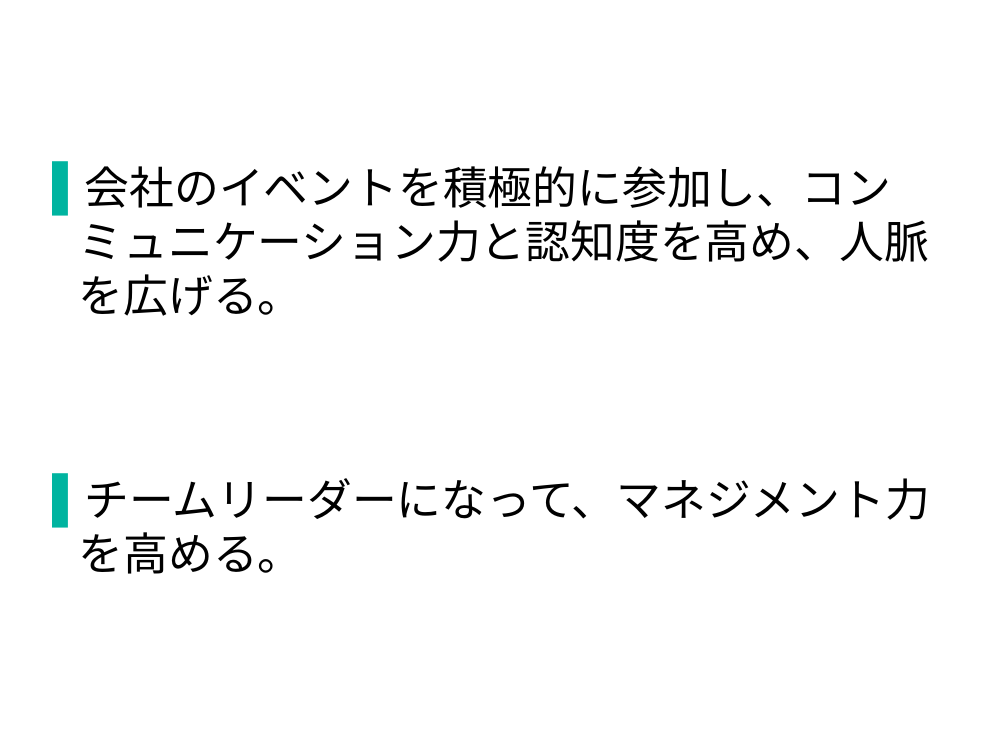
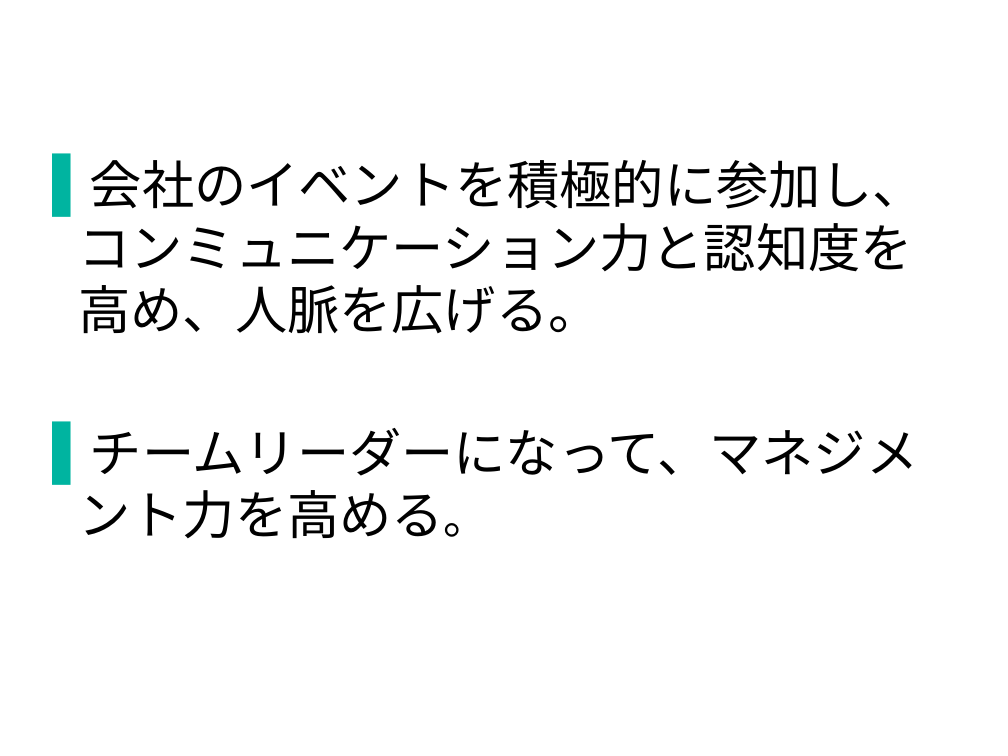
Before and after one commit to milo-bb/test, a slide deck: slide 3 of 昇格プレゼン(徐洋)_new.pptx. Drawn at 1008x756 pixels with LibreOffice and Linux fonts; fonts in the diff are those of the drawing; background and template pictures are left out. Boxes give left, top, right and bottom in pixels: in the first picture for what was removed or moved away, otherwise in the second. Text is boxed around its words. In the diff, an @@ line names an element or a change of style, - is before the commit and + after.

```diff
--- a/昇格プレゼン(徐洋)_new.pptx
+++ b/昇格プレゼン(徐洋)_new.pptx
@@ text "会社のイベントを積極的に参加し、コンミュニケーション力と認知度を高め、人脈を広げる。" at <box>79,160,925,539</box>: size 24 to 28 pt @@
```
Also in this commit, not shown: 10 other slides changed.
